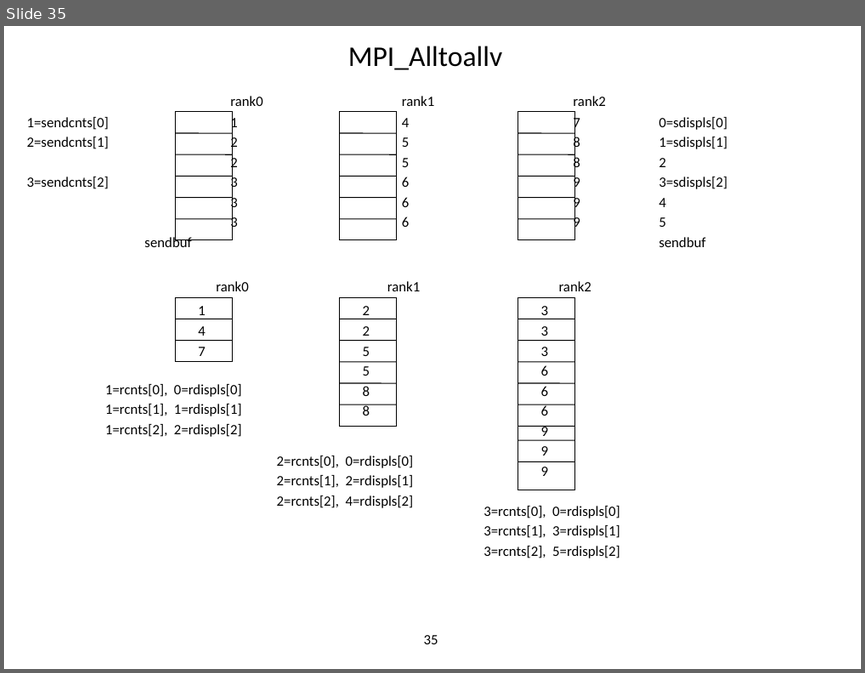
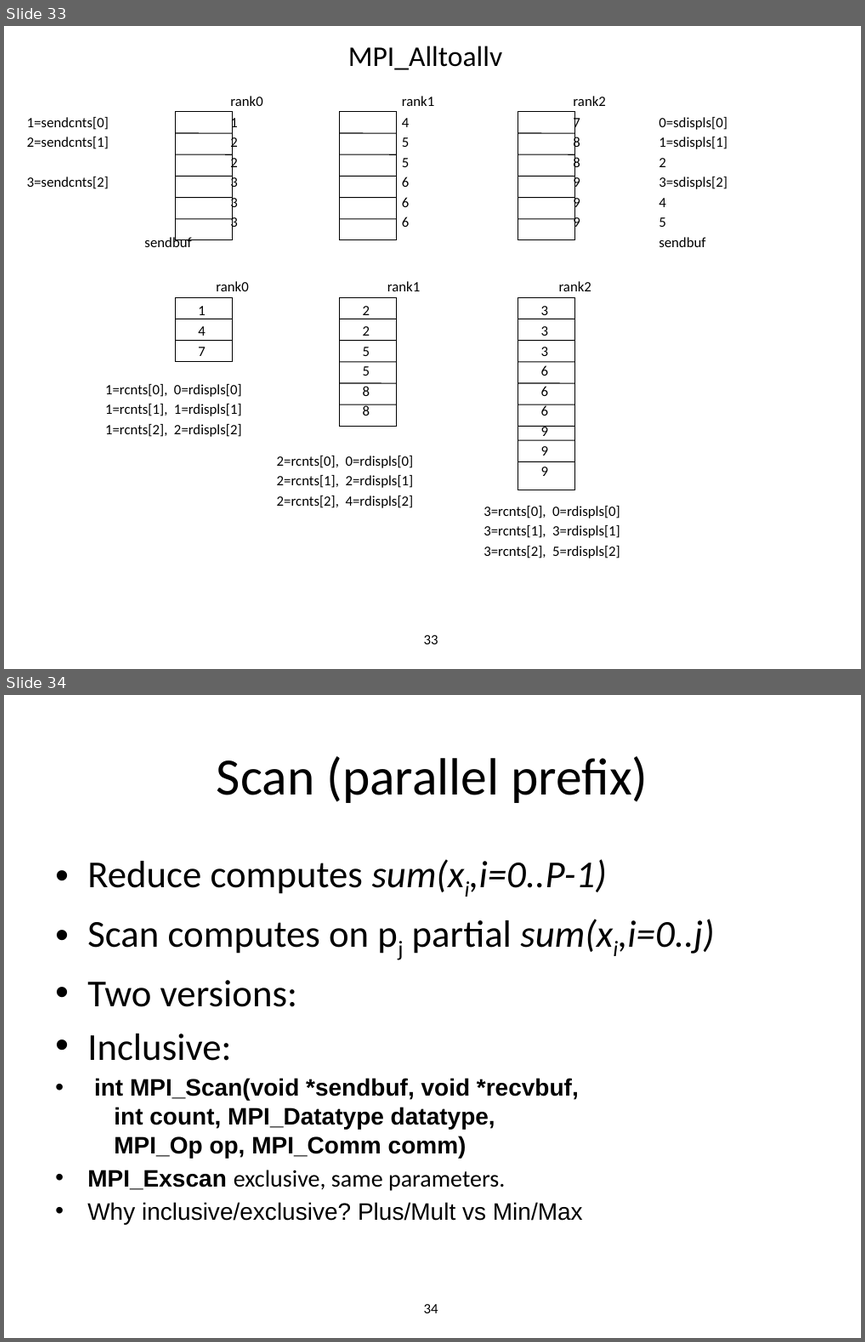
Before and after one commit to allenyllee/Parallel-Computing-Book, a slide deck: slides/MPI/MPI-collectives2.pptx. Shown one above the other, each under a label of ours: slide 35 before the commit, slides 33 and 34 after it. The pictures are 865x673 and 865x1342 pixels, drawn with LibreOffice and Linux fonts; fonts in the diff are those of the drawing; background and template pictures are left out. Boxes give left, top, right and bottom in pixels: in the first picture for what was removed or moved away, otherwise in the second. Text is boxed around its words. In the diff, an @@ line names an element or a change of style, - is before the commit and + after.

```diff
--- a/slides/MPI/MPI-collectives2.pptx
+++ b/slides/MPI/MPI-collectives2.pptx
@@ slide 34 added at <box>4,695,861,1338</box>, background #FFFFFF @@
@@ title added at <box>216,756,647,803</box>, 44 pt, text #000000 @@
+Scan (parallel prefix)
@@ text added at <box>87,859,714,1224</box>, 20 pt, text #000000 @@
+• Reduce computes sum(xi,i=0..P-1)
+• Scan computes on pj partial sum(xi,i=0..j)
+• Two versions:
+• Inclusive:
+• int MPI_Scan(void *sendbuf, void *recvbuf,
+  int count, MPI_Datatype datatype,
+  MPI_Op op, MPI_Comm comm)
+• MPI_Exscan exclusive, same parameters.
+• Why inclusive/exclusive? Plus/Mult vs Min/Max
@@ page number added at <box>424,1304,438,1313</box>, 12 pt, text #000000 @@
+34
@@ what was slide 35 is now slide 33 @@
@@ page number at <box>424,635,438,644</box>: text changed @@
-35
+33
```
Also in this commit, not shown: 1 slide changed, 5 other slides added, 3 slides removed, 1 other file.
